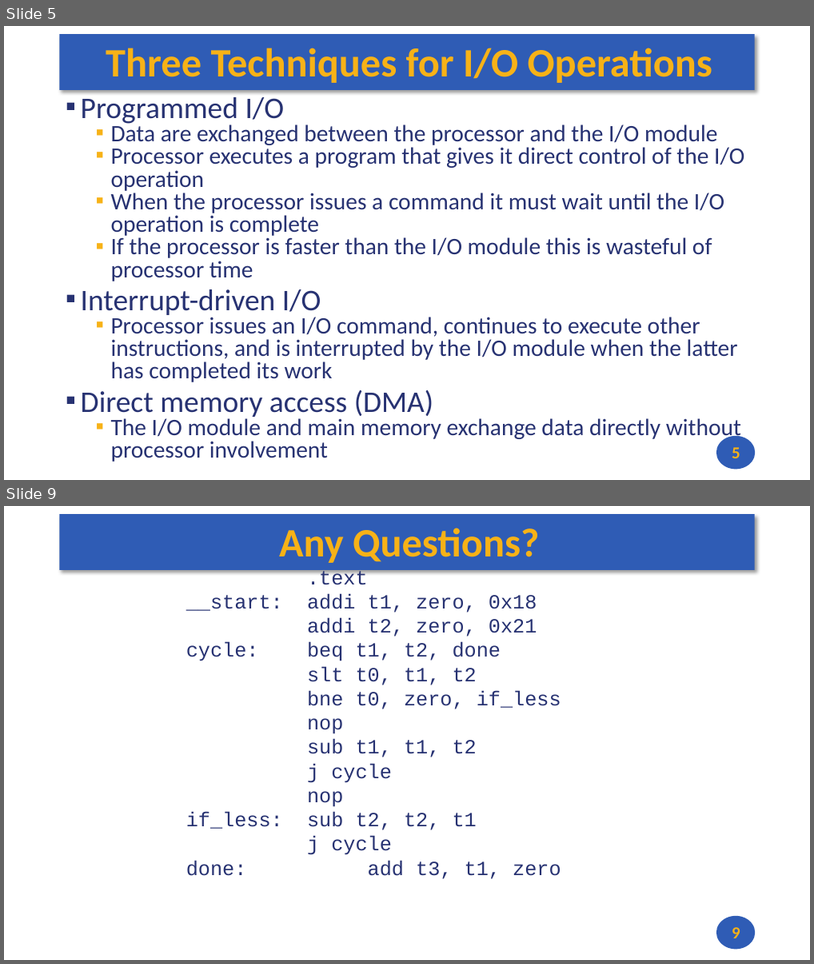
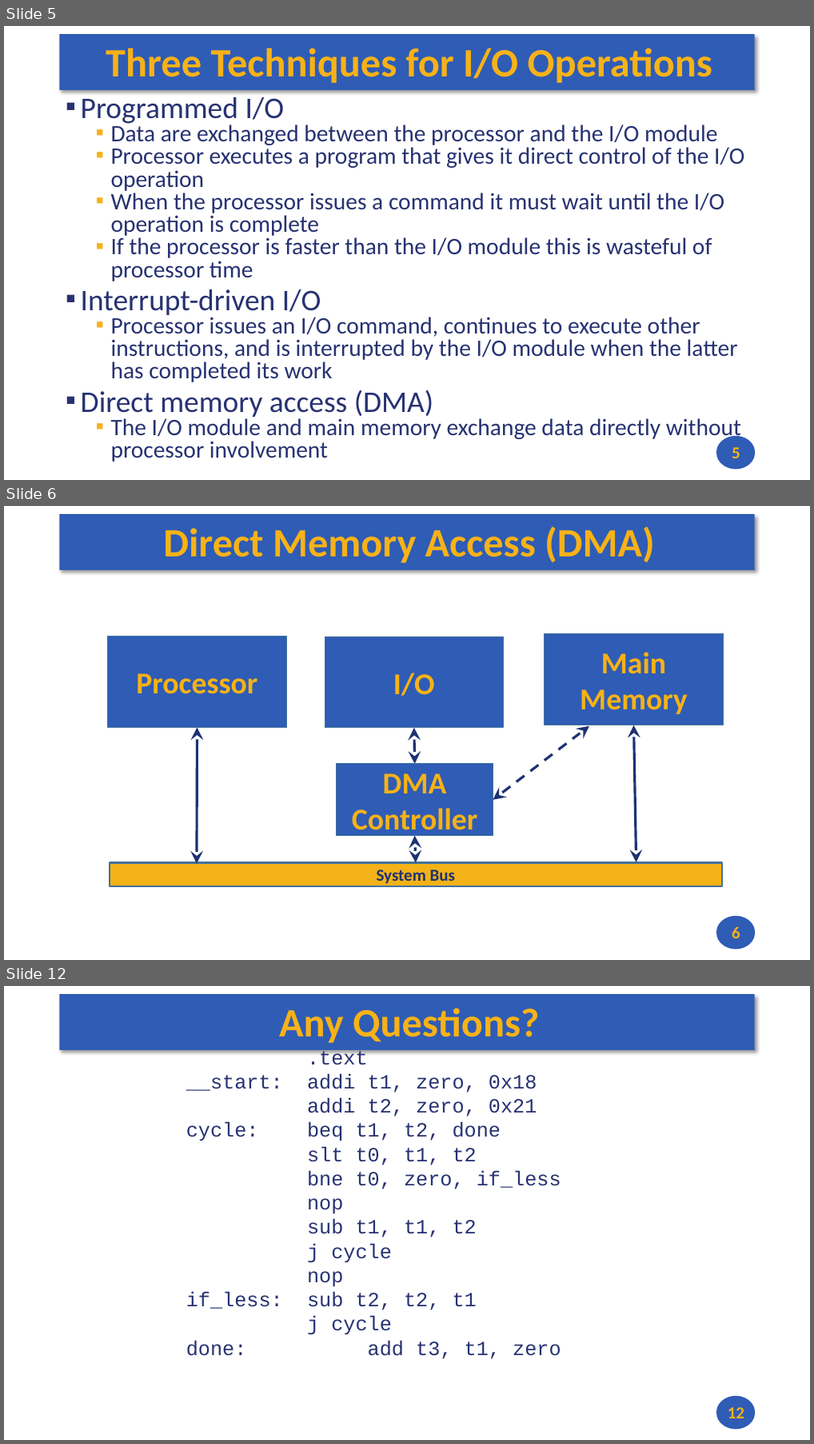
Before and after one commit to andrewt0301/hse-acos-course, a slide deck: docs/part1ca/08_MMIO/CA_Lecture_08.pptx. Shown one above the other, each under a label of ours: slides 5 and 9 before the commit, slides 5, 6 and 12 after it; the slides between them are not shown. The pictures are 814x964 and 814x1444 pixels, drawn with LibreOffice and Linux fonts; fonts in the diff are those of the drawing. Boxes give left, top, right and bottom in pixels: in the first picture for what was removed or moved away, otherwise in the second. Text is boxed around its words. In the diff, an @@ line names an element or a change of style, - is before the commit and + after.

```diff
--- a/docs/part1ca/08_MMIO/CA_Lecture_08.pptx
+++ b/docs/part1ca/08_MMIO/CA_Lecture_08.pptx
@@ slide 6 added at <box>4,506,810,960</box>, background #FFFFFF; not listed: 2 template elements that a slide beside it also shows @@
@@ title added at <box>163,527,655,563</box>, 48 pt, text #F7B217, bold @@
+Direct Memory Access (DMA)
@@ rectangle added at <box>108,636,286,728</box>, fill #2F5CB5, outline #43739E 0.85 pt, 36 pt, text #F7B217, bold @@
+Processor
@@ rectangle added at <box>326,636,504,728</box>, fill #2F5CB5, outline #43739E 0.85 pt, 36 pt, text #F7B217, bold @@
+I/O
@@ rectangle added at <box>545,634,723,725</box>, fill #2F5CB5, outline #43739E 0.85 pt, 36 pt, text #F7B217, bold @@
+Main Memory
@@ double arrow added from (197, 728) to (197, 864), #1E3272 3 pt @@
@@ double arrow added from (414, 764) to (414, 728), #1E3272 3 pt @@
@@ double arrow added from (494, 800) to (590, 725), #1E3272 3 pt dashed @@
@@ double arrow added from (637, 862) to (634, 725), #1E3272 3 pt @@
@@ rectangle added at <box>337,764,494,836</box>, fill #2F5CB5, outline #43739E 0.85 pt, 36 pt, text #F7B217, bold @@
+DMA
+Controller
@@ double arrow added from (416, 862) to (414, 836), #1E3272 3 pt @@
@@ rectangle added at <box>110,862,722,886</box>, fill #F3B217, outline #43739E 2 pt, 20 pt, text #1E3272, bold @@
+System Bus
@@ page number added at <box>732,926,741,938</box>, 20 pt, text #F7B217, bold @@
+6
@@ what was slide 9 is now slide 12 @@
@@ page number at <box>728,1407,745,1418</box>: text changed @@
-9
+12
```
Also in this commit, not shown: 4 slides changed, 2 other slides added, 1 other file.
